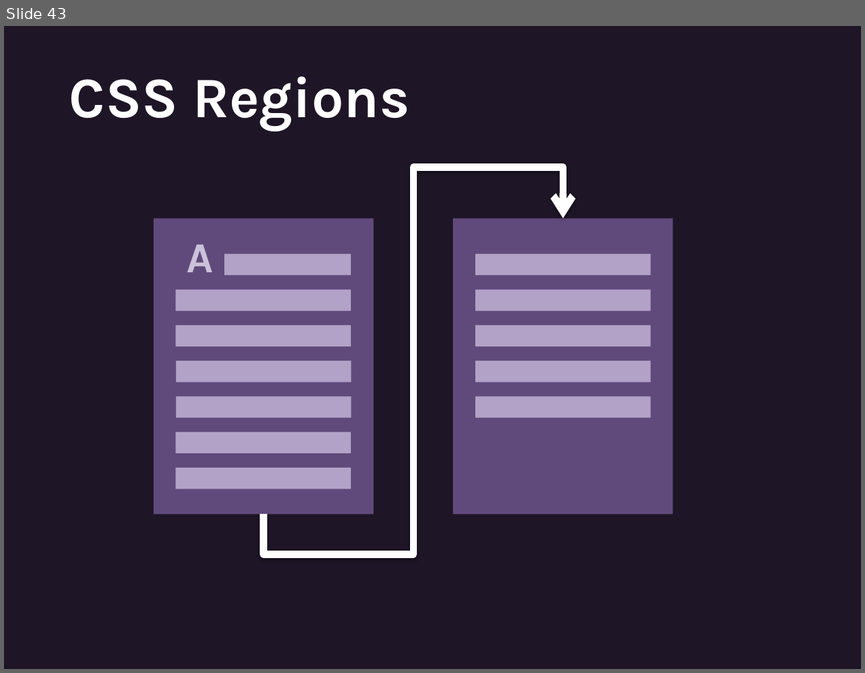
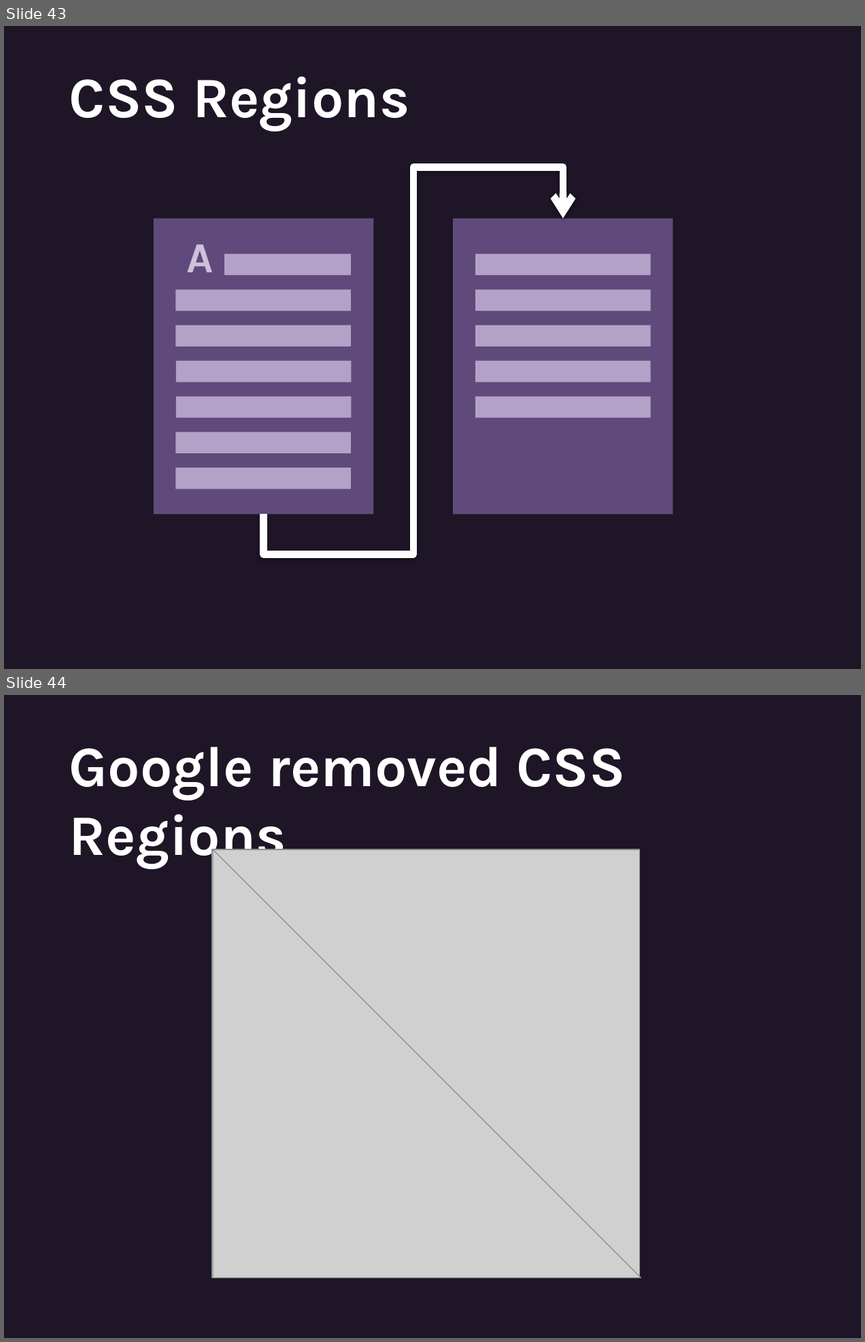
Before and after one commit to oslego/css-layout-workshop-march2014, a slide deck: slides.pptx. Shown one above the other, each under a label of ours: slide 43 before the commit, slides 43 and 44 after it. The pictures are 865x673 and 865x1342 pixels, drawn with LibreOffice and Linux fonts; fonts in the diff are those of the drawing; grey boxes stand for pictures. Boxes give left, top, right and bottom in pixels: in the first picture for what was removed or moved away, otherwise in the second. Text is boxed around its words. In the diff, an @@ line names an element or a change of style, - is before the commit and + after.

```diff
--- a/slides.pptx
+++ b/slides.pptx
@@ slide 44 added at <box>4,695,861,1338</box>, background #1E1526 @@
@@ text added at <box>69,747,626,868</box>, 48 pt, text #FFFFFF, bold @@
+Google removed CSS Regions
@@ picture added at <box>211,849,640,1278</box> @@
@@ picture added at <box>213,849,641,1278</box> @@
```
Also in this commit, not shown: 2 slides changed, 2 other slides added, 1 other file.
